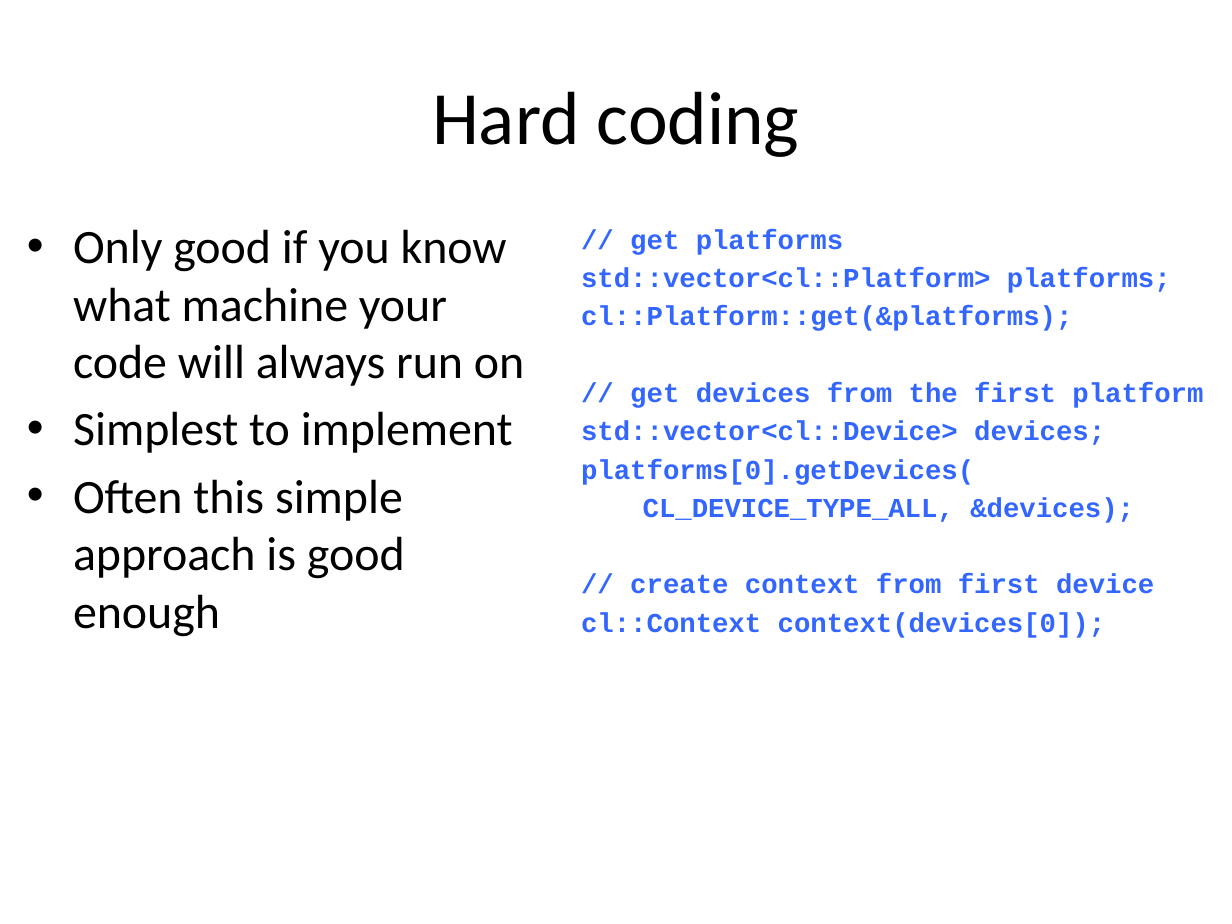
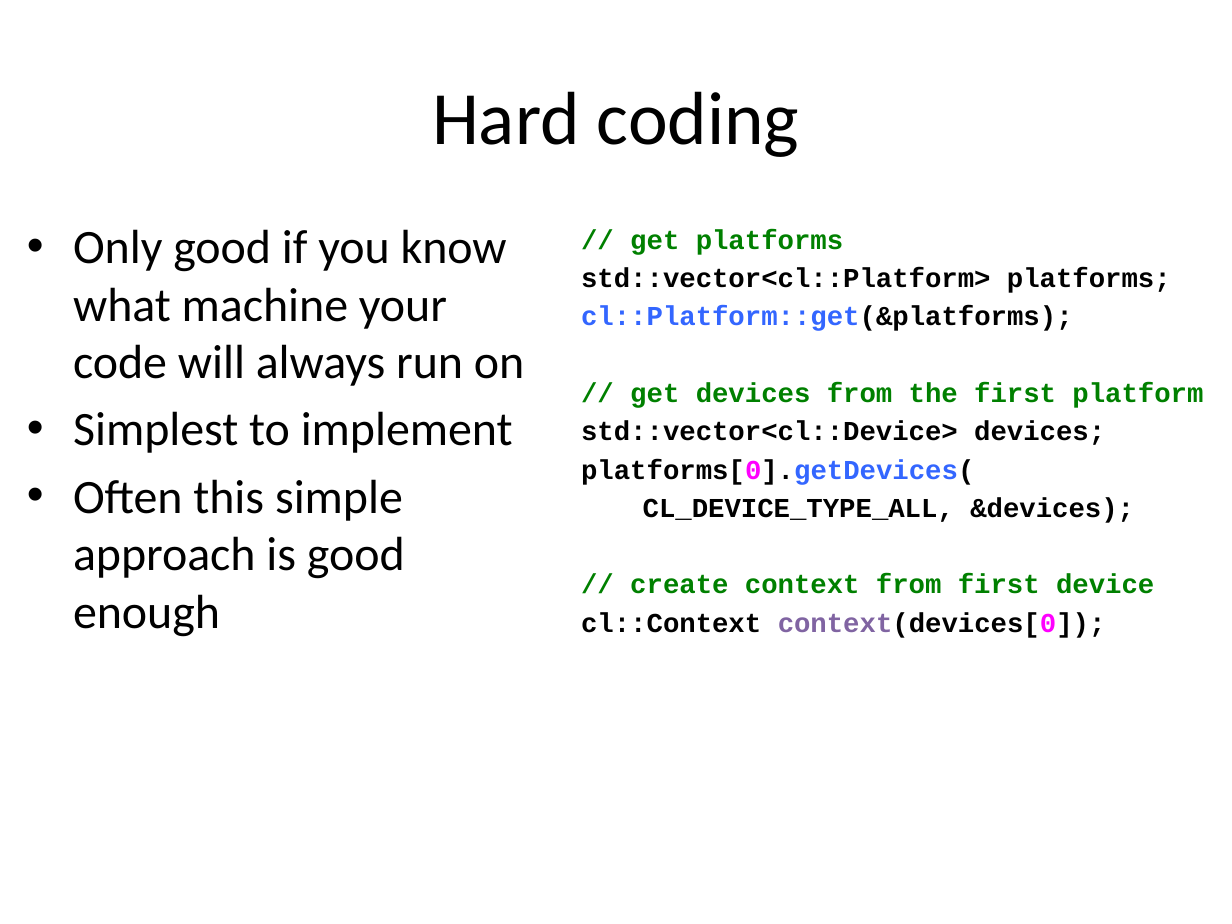
Before and after one commit to UoB-HPC/opencl-training-code, a slide deck: slide 3 of slides/advanced_part1.pptx. Drawn at 1232x924 pixels with LibreOffice and Linux fonts; fonts in the diff are those of the drawing. Boxes give left, top, right and bottom in pixels: in the first picture for what was removed or moved away, otherwise in the second. Text is boxed around its words. In the diff, an @@ line names an element or a change of style, - is before the commit and + after.

```diff
--- a/slides/advanced_part1.pptx
+++ b/slides/advanced_part1.pptx
@@ text "// get platforms" at box(581, 229, 1203, 638): text colour #3366FF to #008000 in "// get platforms", "// get devices from the first platform", "// create context from first device"; text colour #3366FF to #000000 in "std::vector<cl::Platform> platforms;", "cl::Platform::get(&platforms);", "std::vector<cl::Device> devices;", "platforms[0].getDevices(" and 2 more places; text colour #3366FF to #FF00FF in "platforms[0].getDevices(", "context(devices[0]);"; text colour #3366FF to #8064A2 in "context(devices[0]);" @@
```
Also in this commit, not shown: 4 other slides changed, 3 other files.
